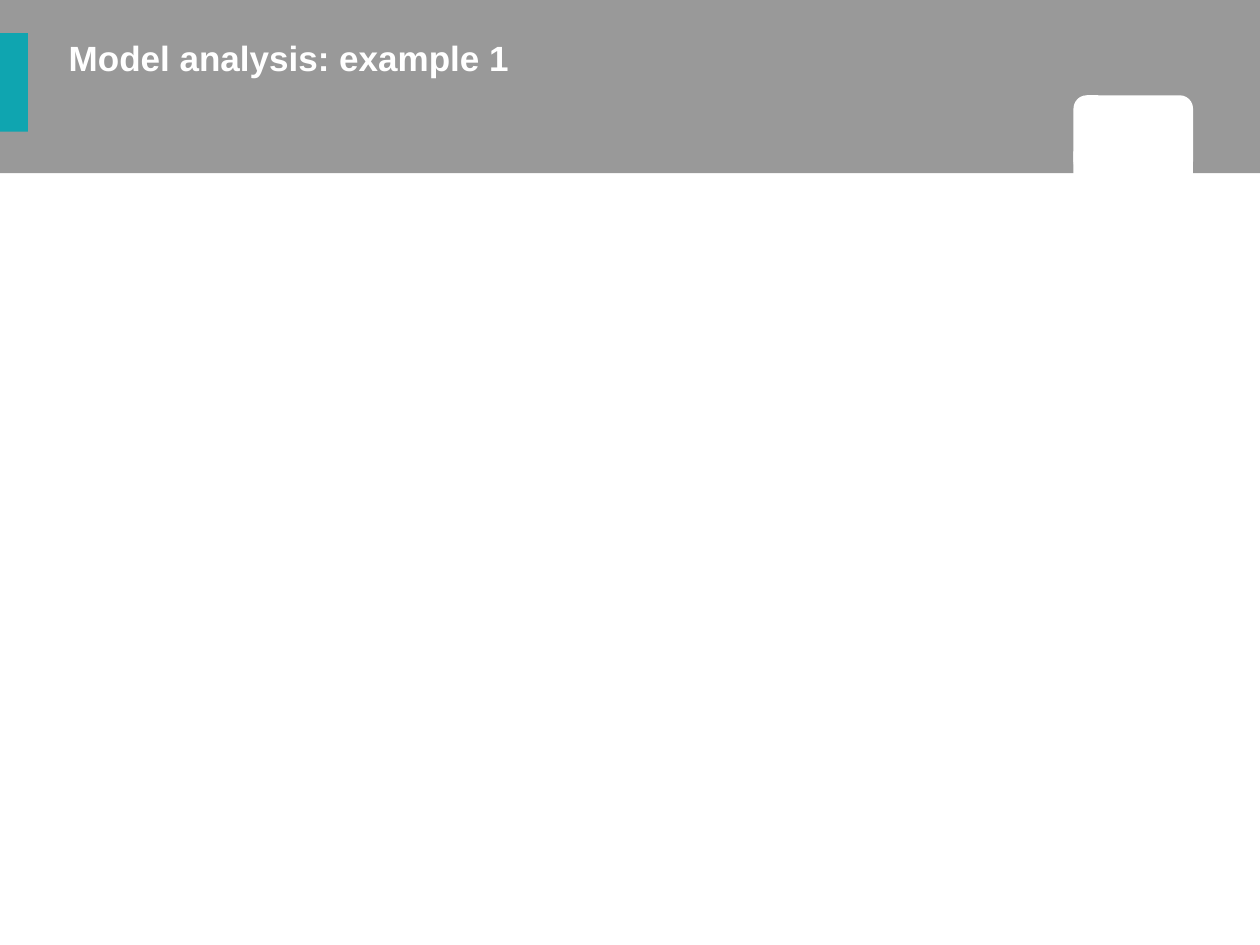
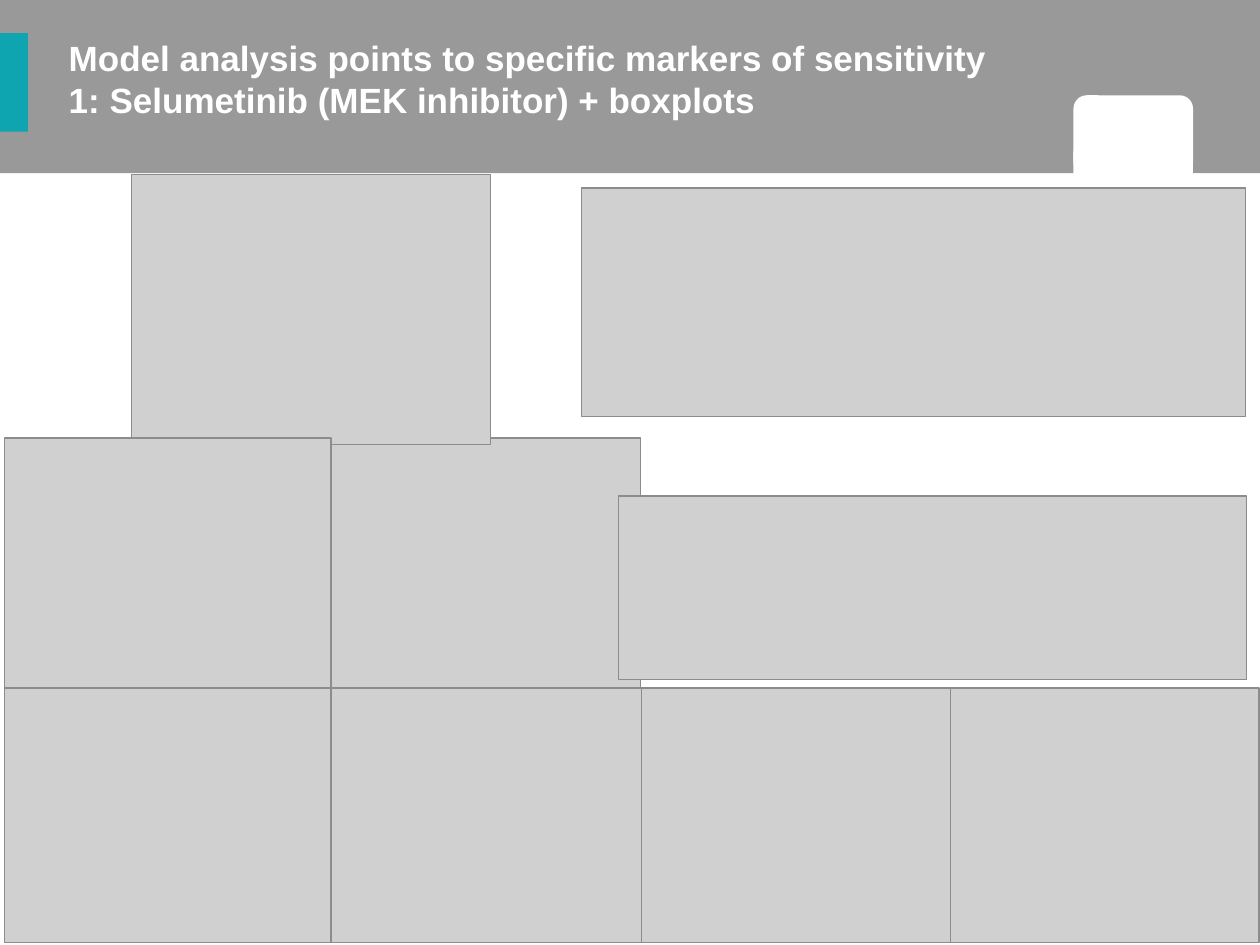
Before and after one commit to sysbiolux/DeepOncoAI, a slide deck: slide 13 of 20220919_10xNestedRedo/202210_Talk_ICSB_DeLandtsheer.pptx (slide 8 before the commit). Drawn at 1260x945 pixels with LibreOffice and Linux fonts; fonts in the diff are those of the drawing; grey boxes stand for pictures; background and template pictures are left out. Boxes give left, top, right and bottom in pixels: in the first picture for what was removed or moved away, otherwise in the second. Text is boxed around its words. In the diff, an @@ line names an element or a change of style, - is before the commit and + after.

Commit message:
add poster and talk

```diff
--- a/20220919_10xNestedRedo/202210_Talk_ICSB_DeLandtsheer.pptx
+++ b/20220919_10xNestedRedo/202210_Talk_ICSB_DeLandtsheer.pptx
@@ title at [69, 46, 985, 120]: text changed @@
-Model analysis: example 1
+Model analysis points to specific markers of sensitivity
+1: Selumetinib (MEK inhibitor) + boxplots
@@ picture added at [131, 175, 490, 446] @@
@@ picture added at [582, 188, 1246, 416] @@
@@ picture added at [5, 438, 331, 693] @@
@@ picture added at [301, 438, 641, 693] @@
@@ picture added at [619, 496, 1246, 680] @@
@@ picture added at [5, 688, 331, 942] @@
@@ picture added at [301, 688, 641, 942] @@
@@ picture added at [611, 688, 951, 942] @@
@@ picture added at [920, 688, 1260, 942] @@
```
Also in this commit, not shown: 4 other slides changed, 9 slides added, 4 slides removed, 3 other files.
